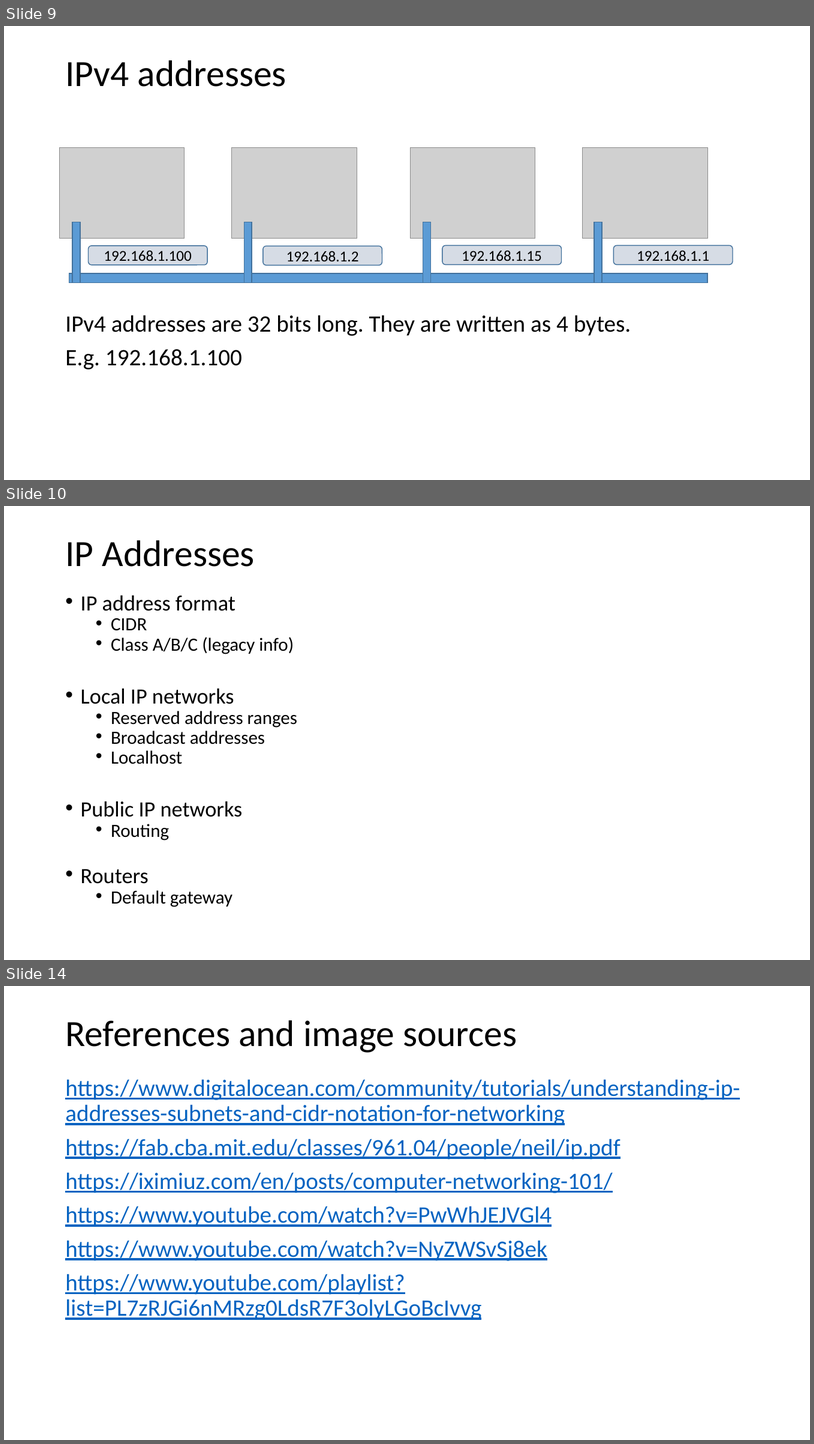
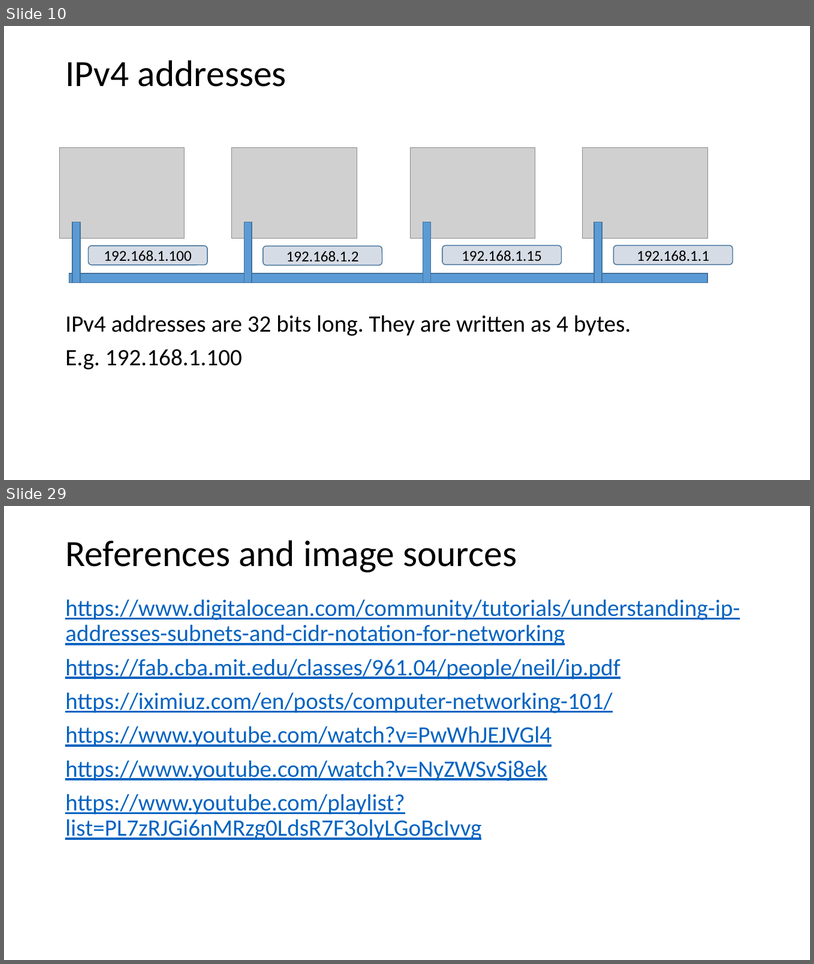
Before and after one commit to codesmurf/st3its3_teaching, a slide deck: 07 Networks/Networks.pptx. Shown one above the other, each under a label of ours: slides 9, 10 and 14 before the commit, slides 10 and 29 after it; the slides between them are not shown. The pictures are 814x1444 and 814x964 pixels, drawn with LibreOffice and Linux fonts; fonts in the diff are those of the drawing; grey boxes stand for pictures. Boxes give left, top, right and bottom in pixels: in the first picture for what was removed or moved away, otherwise in the second. Text is boxed around its words. In the diff, an @@ line names an element or a change of style, - is before the commit and + after.

```diff
--- a/07 Networks/Networks.pptx
+++ b/07 Networks/Networks.pptx
@@ slide 10 removed at (4,506,810,960), background #FFFFFF @@
@@ title removed at (65,540,255,567) @@
-IP Addresses
@@ text removed at (81,595,297,907) @@
-• IP address format
-  • CIDR
-  • Class A/B/C (legacy info)
-• Local IP networks
-  • Reserved address ranges
-  • Broadcast addresses
-  • Localhost
-• Public IP networks
-  • Routing
-• Routers
-  • Default gateway
@@ what was slide 9 is now slide 10 @@
@@ what was slide 14 is now slide 29 @@
```
Also in this commit, not shown: 2 slides changed, 17 slides added, 1 other slide removed.
